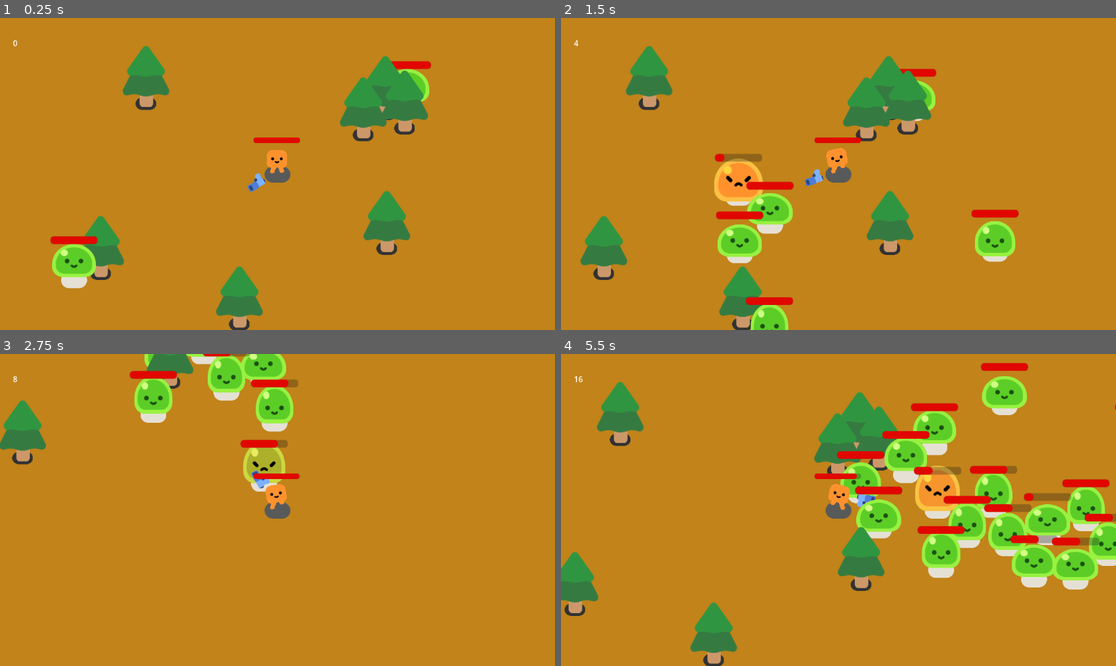
Above: before the commit, frames 1-4 (two rows, left to right).
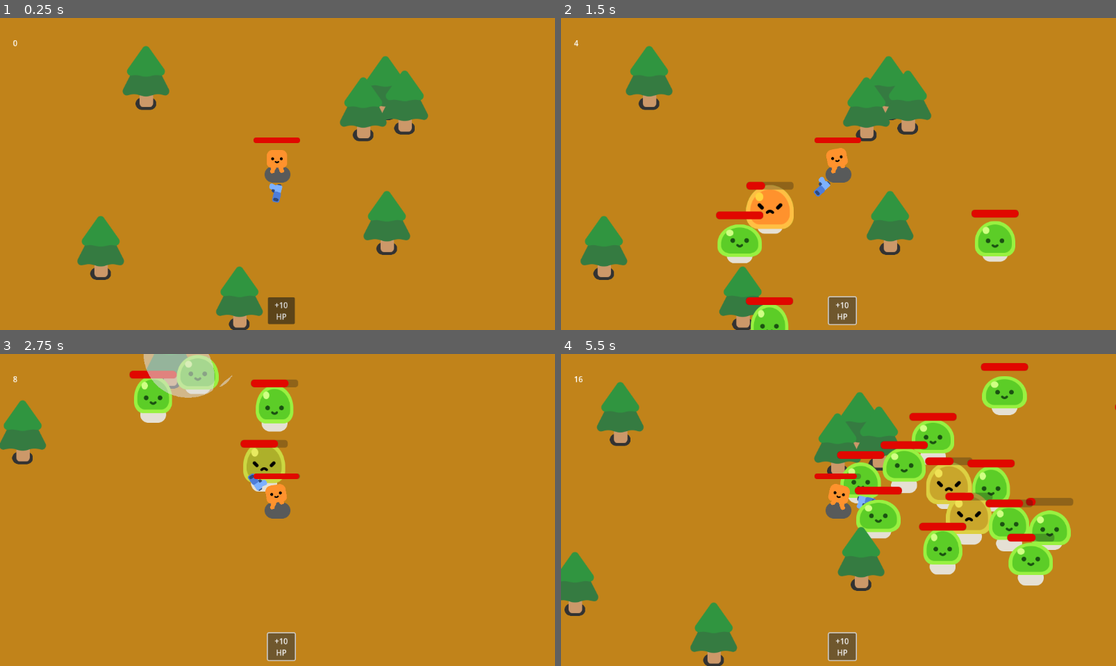
Above: after the commit, the same moments.

Repository: Flitspaal/TopDownShooterGedot
Game: Godot game, scene res://gameScreen.tscn
Two runs of this game, one before a commit and one after it. Both use one fixed random seed, a clock stepped at 60 frames per second and the inputs below.
Inputs (mouse positions are in pixels of both pictures, inside the frame that each line leads up to):
- Up to frame 1 (0.25 s): no input
- Up to frame 2 (1.5 s): click (844, 311) at 0.5 s, where only the run after the commit has a clickable "+10 HP"; hold D (move_right) from 1.28 s (still down)
- Up to frame 3 (2.75 s): release D (move_right) at 2.03 s; hold S (move_down) from 2.03 s (still down)
- Up to frame 4 (5.5 s): release S (move_down) at 2.78 s; hold D (move_right) 2.78-3.53 s; hold W (move_up) 3.53-4.28 s; hold A (move_left) from 4.28 s (still down)

The runs differ from the first frame. In frame 1, 2.1% of the frame differs, in the area x 9-78%, y 13-99%; in frame 2, 3.1%; in frame 3, 3.5%; in frame 4, 11%, in the area x 48-100%, y 15-99%.

Commit message:
update
update

Diff:
--- /dev/null
+++ b/TopdownShooter/HealthButton.gd
@@ -0,0 +1,8 @@
+extends Button
+
+var cost = 10
+
+func _ready():
+	var button = Button.new()
+	button.text = str(cost)
+	#button.pressed.connect(self._button_pressed)
--- a/TopdownShooter/Player2d.gd
+++ b/TopdownShooter/Player2d.gd
@@ -2,6 +2,7 @@
 
 signal health_depleted
 
+var maxHealth = 100
 var health = 100.0
 const DMG_RATE = 5.0
 
@@ -25,3 +26,9 @@
 		%ProgressBar.value = health
 		if health <= 0.0:
 			health_depleted.emit()
+
+
+func add_health(t):
+	health += t
+	if health > maxHealth:
+		health = maxHealth
--- a/TopdownShooter/PointCounter.gd
+++ b/TopdownShooter/PointCounter.gd
@@ -3,6 +3,7 @@
 var score = 0
 var multiplier = 1 #set value is 1
 var score_add = 1
+var cost = 10
 
 func _ready():
 	self.text = str(score)
@@ -12,7 +13,15 @@
 		score += score_add * multiplier
 		self.text = str(score)
 
-func remove_score():
-	if (score >= 0):
-		score -= 1
+func remove_score(t):
+	#if (t >= score):
+		score -= t
 		self.text = str(score)
+		return
+	#return false
+
+
+func _on_health_button_button_down():
+	if score > cost:
+		remove_score(cost)
+		%Player.add_health(10)
--- a/TopdownShooter/gameScreen.tscn
+++ b/TopdownShooter/gameScreen.tscn
@@ -4,7 +4,7 @@
 [ext_resource type="PackedScene" uid="uid://jtfeqwu4mv7b" path="res://Player2d.tscn" id="1_i3dtq"]
 [ext_resource type="PackedScene" uid="uid://bmflg2fb8pxyt" path="res://pine_tree.tscn" id="2_ids6x"]
 [ext_resource type="Script" path="res://PointCounter.gd" id="3_3aq5p"]
-[ext_resource type="PackedScene" uid="uid://dgux63wyyaaw1" path="res://mob_slime.tscn" id="3_dnkm1"]
+[ext_resource type="Script" path="res://HealthButton.gd" id="3_irdty"]
 
 [sub_resource type="Curve2D" id="Curve2D_vex04"]
 _data = {
@@ -28,6 +28,7 @@
 color = Color(0.755169, 0.514188, 0.10094, 1)
 
 [node name="Player" parent="." instance=ExtResource("1_i3dtq")]
+unique_name_in_owner = true
 position = Vector2(558, 293)
 
 [node name="Path2D" type="Path2D" parent="Player"]
@@ -38,7 +39,25 @@
 [node name="SpawnPath" type="PathFollow2D" parent="Player/Path2D"]
 unique_name_in_owner = true
 position = Vector2(-130, -236.063)
-rotation = -0.00138241
+rotation = -0.00138258
+
+[node name="HealthButton" type="Button" parent="Player/Path2D"]
+unique_name_in_owner = true
+anchors_preset = 7
+anchor_left = 0.5
+anchor_top = 1.0
+anchor_right = 0.5
+anchor_bottom = 1.0
+offset_left = 538.0
+offset_top = 557.034
+offset_right = 594.0
+offset_bottom = 611.034
+grow_horizontal = 2
+grow_vertical = 0
+action_mode = 0
+text = "+10
+HP"
+script = ExtResource("3_irdty")
 
 [node name="PointCounter" type="Label" parent="Player/Path2D"]
 unique_name_in_owner = true
@@ -47,12 +66,6 @@
 offset_right = 222.0
 offset_bottom = 64.1125
 script = ExtResource("3_3aq5p")
-
-[node name="Mob_Slime" parent="." instance=ExtResource("3_dnkm1")]
-position = Vector2(100, 556)
-
-[node name="Mob_Slime2" parent="." instance=ExtResource("3_dnkm1")]
-position = Vector2(905, 109)
 
 [node name="PineTree" parent="." instance=ExtResource("2_ids6x")]
 position = Vector2(191, 500)
@@ -108,4 +121,5 @@
 text = "Game Over!"
 
 [connection signal="health_depleted" from="Player" to="." method="_on_player_health_depleted"]
+[connection signal="button_down" from="Player/Path2D/HealthButton" to="Player/Path2D/PointCounter" method="_on_health_button_button_down"]
 [connection signal="timeout" from="Timer" to="." method="_on_timer_timeout"]
--- a/TopdownShooter/mob_slime.gd
+++ b/TopdownShooter/mob_slime.gd
@@ -16,8 +16,9 @@
 
 func take_damage():
 	health -= 1
+	%ProgressBarSlime.value = health
 	%Slime.play_hurt()
-	%ProgressBarSlime.value = health
+
 
 	if (health == 0):
 		queue_free()
--- a/TopdownShooter/project.godot
+++ b/TopdownShooter/project.godot
@@ -44,3 +44,8 @@
 , Object(InputEventJoypadButton,"resource_local_to_scene":false,"resource_name":"","device":-1,"button_index":10,"pressure":0.0,"pressed":false,"script":null)
 ]
 }
+HealthButton={
+"deadzone": 0.5,
+"events": [Object(InputEventKey,"resource_local_to_scene":false,"resource_name":"","device":-1,"window_id":0,"alt_pressed":false,"shift_pressed":false,"ctrl_pressed":false,"meta_pressed":false,"pressed":false,"keycode":0,"physical_keycode":49,"key_label":0,"unicode":49,"echo":false,"script":null)
+]
+}
Not shown, added: TopdownShooter/addons/colorpicker_presets/readme/colorpicker_presets.png.import
Not shown, added: TopdownShooter/addons/colorpicker_presets/readme/install_project_settings.png.import
